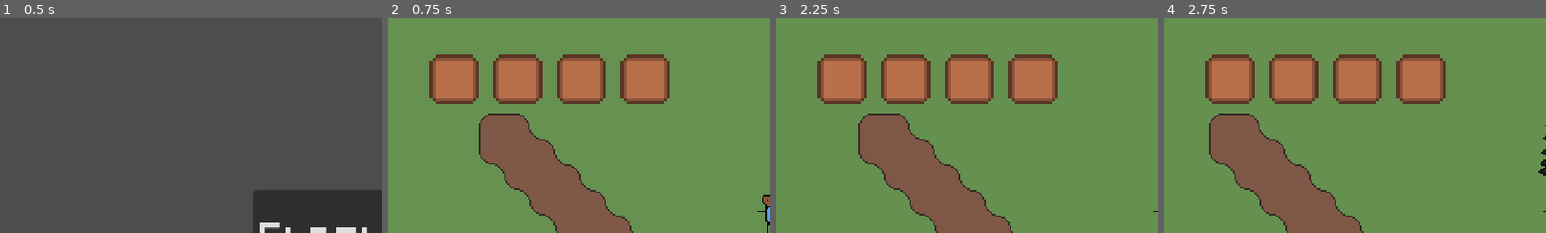
Above: before the commit, frames 1-4 (left to right).
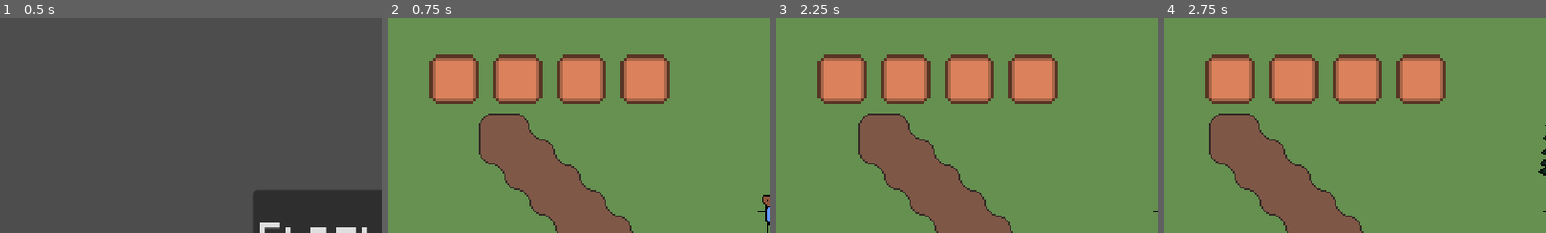
Above: after the commit, the same moments.

Repository: StormLight14/nightfall-mirror
Game: Godot game, scene res://menus/main/main_menu.tscn
Two runs of this game, one before a commit and one after it. Both use one fixed random seed, a clock stepped at 60 frames per second and the inputs below.
Inputs (mouse positions are % of the whole screen's width and height, from its top left):
- Up to frame 1 (0.5 s): no input
- Up to frame 2 (0.75 s): click "Start Game" at 0.5 s
- Up to frame 3 (2.25 s): click (9, 14) at 1.27 s; tap Enter at 2 s; move the mouse to (72, 45) at 2.02 s; hold D (right) from 2.03 s (still down); tap E (interact) at 2.1 s
- Up to frame 4 (2.75 s): keep holding D (right)
The pictures show only the part of the screen within x 0-50%, y 0-50%; the shares and areas given below are measured in that part.

Frame 1 is identical in both runs. In frame 2, 8.8% of the frame differs, in the area x 11-73%, y 18-39%; in frame 3, 8.8%; in frame 4, 8.8%.

Commit message:
hotbar slots have own texture again

Diff:
--- a/ui/inventory/inventory_slot.gd
+++ b/ui/inventory/inventory_slot.gd
@@ -4,8 +4,11 @@
 @export var slot_id = 0
 
 func _ready():
-	#if is_hotbar_slot:
-		#$TextureButton.texture = preload("res://ui/inventory/hotbar_inventory_slot.png")
+	if is_hotbar_slot:
+		$TextureButton.texture_focused = preload("res://ui/inventory/hotbar_inventory_slot.png")
+		$TextureButton.texture_hover = preload("res://ui/inventory/hotbar_inventory_slot.png")
+		$TextureButton.texture_normal = preload("res://ui/inventory/hotbar_inventory_slot.png")
+		$TextureButton.texture_pressed = preload("res://ui/inventory/hotbar_inventory_slot.png")
 	update_slot_item()
 	Player.inventory_updated.connect(update_slot_item)
 
